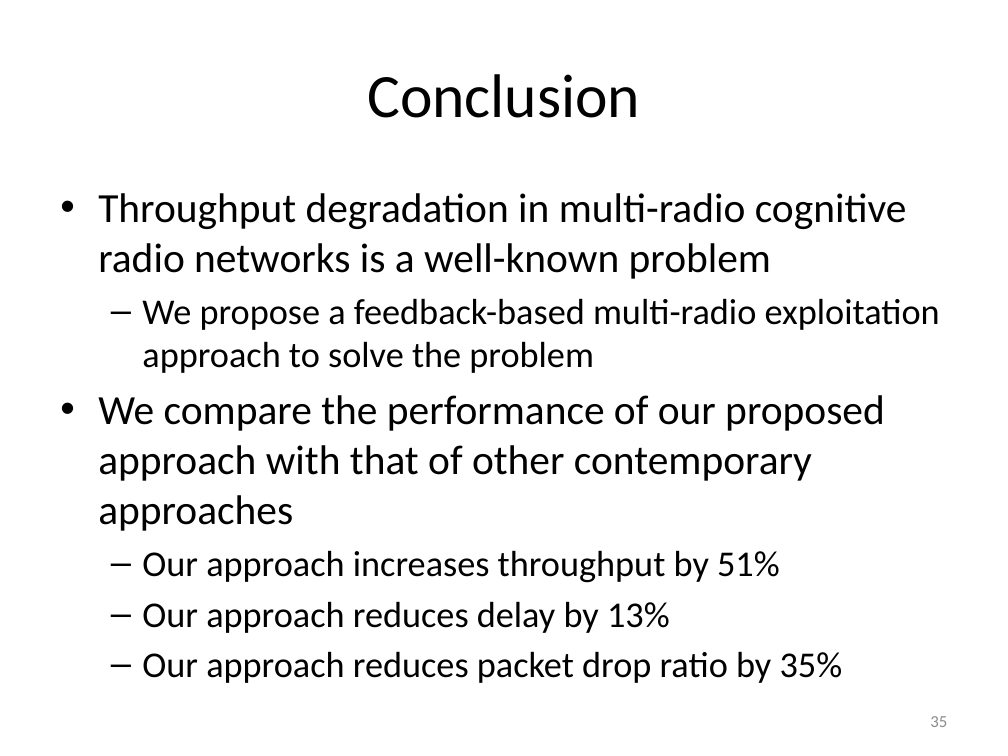
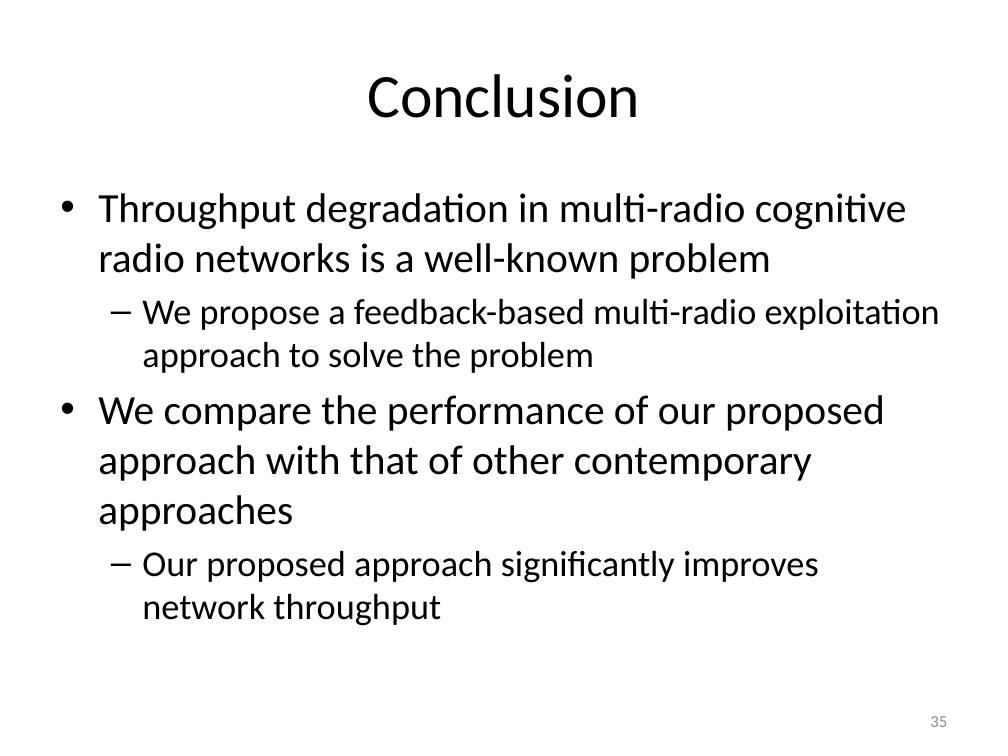
Before and after one commit to takhandipu/MSThesisPresentation, a slide deck: slide 35 of draft.pptx. Drawn at 1008x756 pixels with LibreOffice and Linux fonts; fonts in the diff are those of the drawing. Boxes give left, top, right and bottom in pixels: in the first picture for what was removed or moved away, otherwise in the second. Text is boxed around its words. In the diff, an @@ line names an element or a change of style, - is before the commit and + after.

```diff
--- a/draft.pptx
+++ b/draft.pptx
@@ text at [142, 550, 819, 626]: text changed @@
-  – Our approach increases throughput by 51%
-  – Our approach reduces delay by 13%
-  – Our approach reduces packet drop ratio by 35%
+  – Our proposed approach significantly improves network throughput
```
Also in this commit, not shown: 17 other slides changed, 1 slide added, 1 other file.
